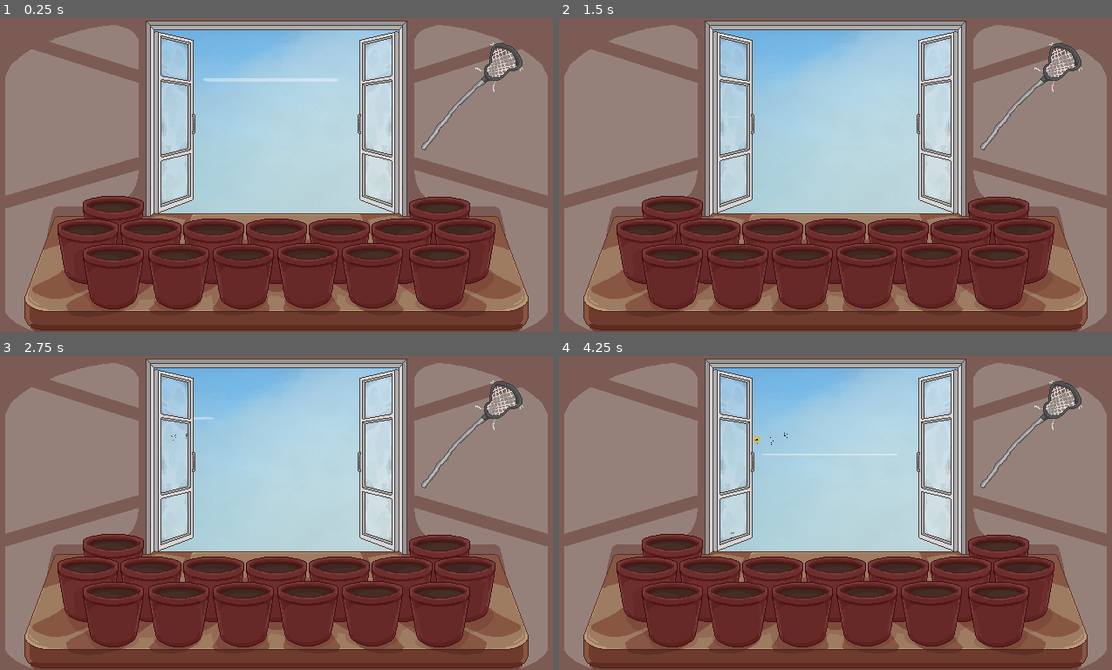
Above: before the commit, frames 1-4 (two rows, left to right).
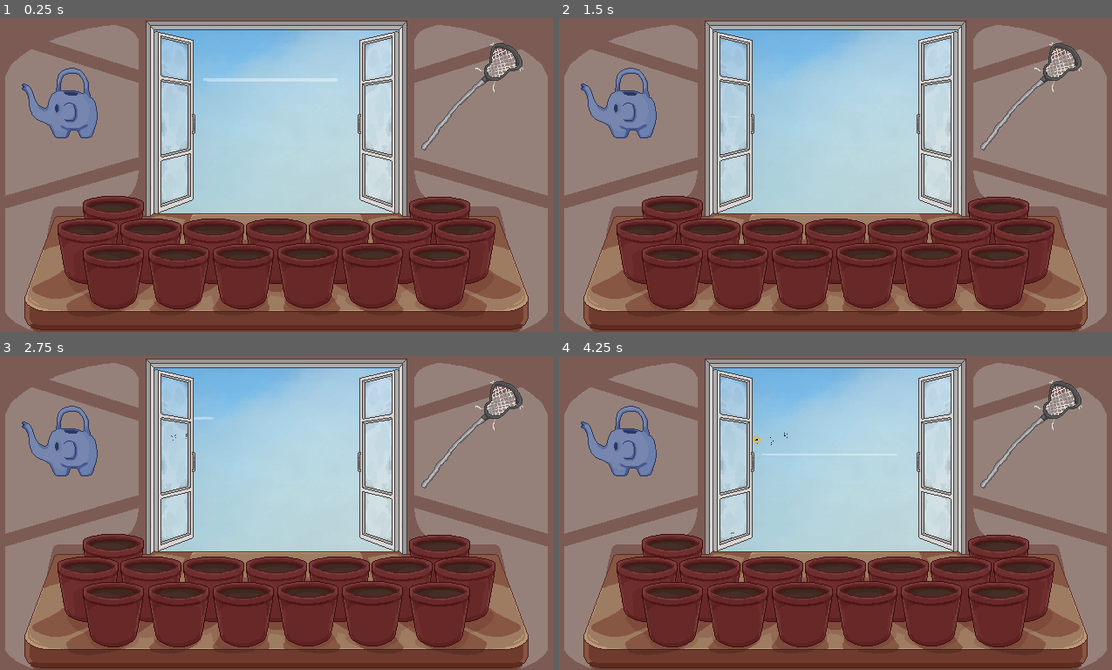
Above: after the commit, the same moments.

Repository: Hbox2000/SaturdayCheese-GameJam
Game: Godot game, scene res://Scenes/game.tscn
The game is run twice, just before and just after one commit, with the same random seed, the same clock (stepped at 60 frames per second) and the same inputs.
Inputs (mouse positions are in pixels of both pictures, inside the frame that each line leads up to):
- Up to frame 1 (0.25 s): no input
- Up to frame 2 (1.5 s): tap Enter at 0.5 s; move the mouse to (957, 159) at 0.52 s; press the mouse at (957, 159) at 0.53 s; tap Space at 1.25 s; move the mouse to (724, 190) at 1.27 s; release the mouse at (724, 190) at 1.28 s; hold Left (ui_left) from 1.28 s (still down); click (724, 190) at 1.35 s
- Up to frame 3 (2.75 s): tap Enter at 2 s; move the mouse to (331, 443) at 2.02 s; release Left (ui_left) at 2.03 s; press the mouse at (331, 443) at 2.03 s; right-click (331, 443) at 2.1 s
- Up to frame 4 (4.25 s): tap Space at 2.75 s; move the mouse to (807, 575) at 2.77 s; release the mouse at (807, 575) at 2.78 s; click (807, 575) at 2.85 s; tap Enter at 3.5 s; move the mouse to (1001, 560) at 3.52 s; press the mouse at (1001, 560) at 3.53 s; hold Left (ui_left) from 3.53 s (still down)

The runs differ from the first frame. In frame 1, 1.6% of the frame differs, in the area x 3-18%, y 15-39%; in frame 2, 1.6%; in frame 3, 1.6%; in frame 4, 1.6%.

Commit message:
Merge fixes

Diff:
--- a/Scenes/game.tscn
+++ b/Scenes/game.tscn
@@ -37,6 +37,7 @@
 [ext_resource type="Texture2D" uid="uid://drrsx6m60nuy5" path="res://Assets/FinalAssets/WindBackground/frame0028.png" id="33_jcn4n"]
 [ext_resource type="Texture2D" uid="uid://r0t01u721psd" path="res://Assets/FinalAssets/WindBackground/frame0029.png" id="34_l4kai"]
 [ext_resource type="Texture2D" uid="uid://b7wb7q8qp5tyn" path="res://Assets/FinalAssets/WindBackground/frame0030.png" id="35_kcoun"]
+[ext_resource type="PackedScene" uid="uid://bucpe2f4wfgqp" path="res://Scenes/wateringcan.tscn" id="38_6uxt2"]
 
 [sub_resource type="RectangleShape2D" id="RectangleShape2D_ime0x"]
 size = Vector2(280, 211)
@@ -223,10 +224,12 @@
 position = Vector2(186, 42)
 
 [node name="Net" parent="." unique_id=371491515 instance=ExtResource("4_3dryh")]
-z_index = 5
 position = Vector2(224, -90)
 
 [node name="WindyBackground" type="AnimatedSprite2D" parent="." unique_id=1827897407]
 position = Vector2(0, -61)
 sprite_frames = SubResource("SpriteFrames_oki1f")
 frame_progress = 0.4956347
+
+[node name="WateringCan" parent="." unique_id=321682570 instance=ExtResource("38_6uxt2")]
+position = Vector2(-237, -77)
--- a/Scenes/wateringcan.tscn
+++ b/Scenes/wateringcan.tscn
@@ -2,16 +2,47 @@
 
 [ext_resource type="PackedScene" uid="uid://dupkpwef6c11r" path="res://Scenes/tool.tscn" id="1_fxu28"]
 [ext_resource type="Texture2D" uid="uid://c0nxc7vgex48q" path="res://Assets/FinalAssets/WateringCan.png" id="2_7aw4m"]
+[ext_resource type="Script" uid="uid://ci4bp6lf2pv1v" path="res://Scripts/wateringCan.gd" id="2_n4qsc"]
 
 [sub_resource type="RectangleShape2D" id="RectangleShape2D_n4qsc"]
-size = Vector2(69, 60)
+size = Vector2(22, 40)
+
+[sub_resource type="AtlasTexture" id="AtlasTexture_fxu28"]
+atlas = ExtResource("2_7aw4m")
+region = Rect2(0, 0, 128, 128)
+
+[sub_resource type="AtlasTexture" id="AtlasTexture_7aw4m"]
+atlas = ExtResource("2_7aw4m")
+region = Rect2(128, 0, 128, 128)
+
+[sub_resource type="AtlasTexture" id="AtlasTexture_n4qsc"]
+atlas = ExtResource("2_7aw4m")
+region = Rect2(256, 0, 128, 128)
+
+[sub_resource type="SpriteFrames" id="SpriteFrames_ime0x"]
+animations = [{
+"frames": [{
+"duration": 1.0,
+"texture": SubResource("AtlasTexture_fxu28")
+}, {
+"duration": 1.0,
+"texture": SubResource("AtlasTexture_7aw4m")
+}, {
+"duration": 1.0,
+"texture": SubResource("AtlasTexture_n4qsc")
+}],
+"loop": 1,
+"name": &"default",
+"speed": 5.0
+}]
 
 [node name="WateringCan" unique_id=321682570 instance=ExtResource("1_fxu28")]
+script = ExtResource("2_n4qsc")
 
 [node name="CollisionShape2D" type="CollisionShape2D" parent="." index="0" unique_id=1300051549]
-position = Vector2(-1.5, 5)
+position = Vector2(-46, -14)
 shape = SubResource("RectangleShape2D_n4qsc")
 
-[node name="Sprite2D" type="Sprite2D" parent="." index="1" unique_id=1268478910]
-position = Vector2(-33, -30)
-texture = ExtResource("2_7aw4m")
+[node name="AnimatedSprite2D" type="AnimatedSprite2D" parent="." index="1" unique_id=1103865247]
+position = Vector2(-32, -29)
+sprite_frames = SubResource("SpriteFrames_ime0x")
--- a/Scripts/net.gd
+++ b/Scripts/net.gd
@@ -6,7 +6,7 @@
 var capturedSeed: Node2D = null
 
 func _process(delta: float) -> void:
-	if overlappedSeed and not capturedSeed and Input.is_action_pressed("left_click"):
+	if overlappedSeed and not capturedSeed and Input.is_action_pressed("left_click") and is_following():
 		capturedSeed = overlappedSeed
 		overlappedSeed = null
 		_capture_seed.call_deferred(capturedSeed)
--- a/Scripts/wateringCan.gd
+++ b/Scripts/wateringCan.gd
@@ -1,44 +1,19 @@
 extends "res://Scripts/tool.gd"
 
-@onready var seed_placement: Node2D = $SeedPlacement
-
-var captured_seed: Node2D = null
-
 func _process(delta: float) -> void:
-	if captured_seed and Input.is_action_just_pressed("left_click"):
+	if Input.is_action_just_pressed("left_click") and is_following():
 		var pot := _find_overlapping_pot()
-		if pot and not pot.hasPlant:
-			pot.addPlant(captured_seed.seedTextureId, 0)
-			captured_seed.queue_free()
-			captured_seed = null
+		if pot and pot.hasPlant:
+			pot.plantRef.waterPlant()
 
 	super._process(delta)
 
 func _ready() -> void:
 	super._ready()
 	monitoring = true
-	area_entered.connect(_on_area_entered)
-
-func _on_area_entered(area: Area2D) -> void:
-	if is_following() and captured_seed == null and area.is_in_group("seed"):
-		captured_seed = area
-		_capture_seed.call_deferred(area)
-
-func _capture_seed(capturedSeed: Area2D) -> void:
-	var old_parent := capturedSeed.get_parent()
-	if old_parent:
-		old_parent.remove_child(capturedSeed)
-	add_child(capturedSeed)
-	capturedSeed.position = seed_placement.position
-	capturedSeed.windActive = false
 
 func _find_overlapping_pot() -> Node2D:
 	for area in get_overlapping_areas():
 		if area.is_in_group("pot"):
 			return area
 	return null
-
-func _on_returned() -> void:
-	if captured_seed:
-		captured_seed.queue_free()
-		captured_seed = null
